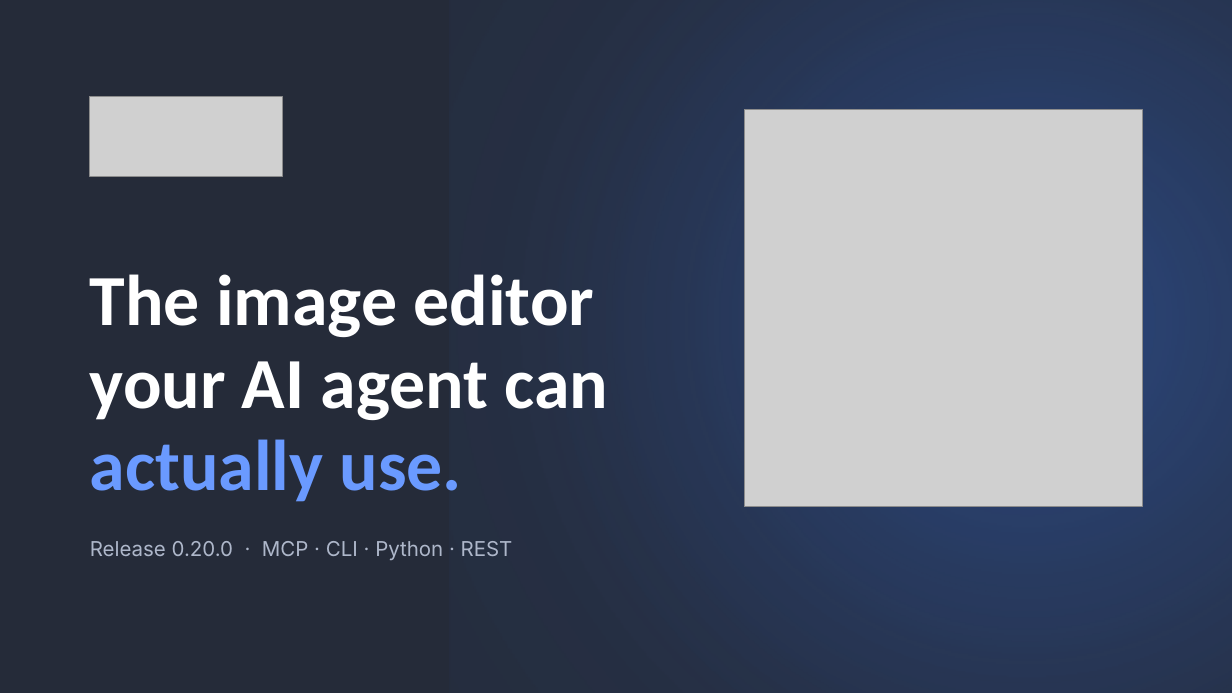
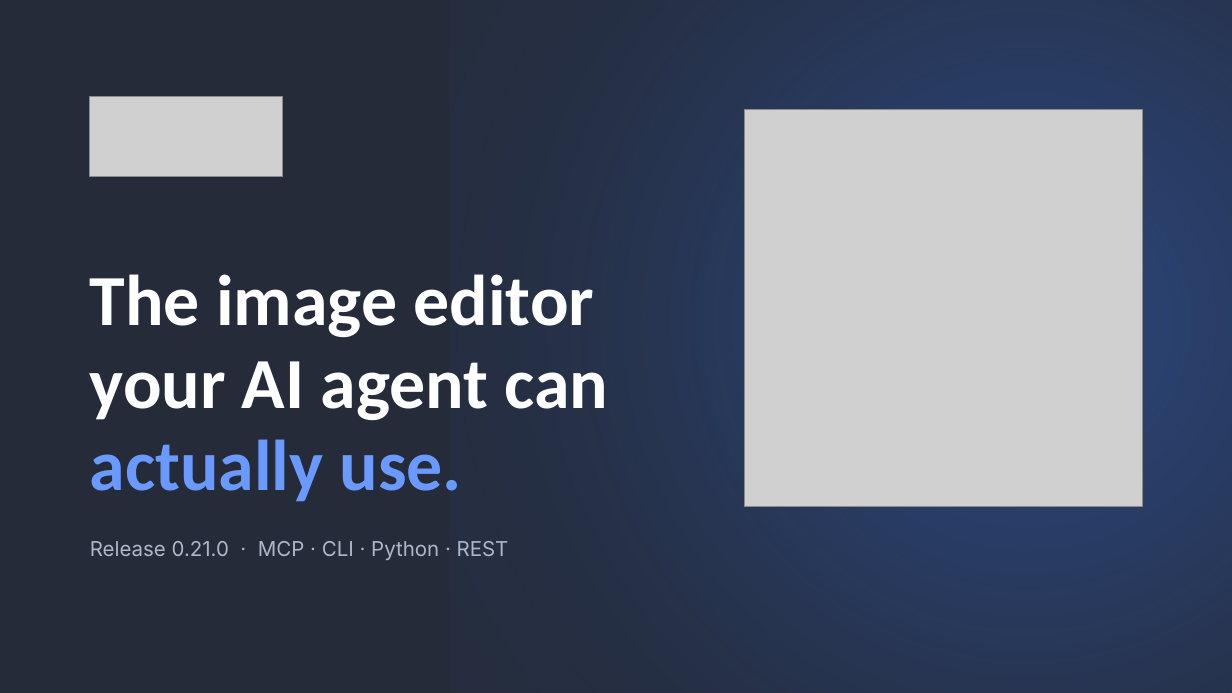
Before and after one commit to jxburros/Vixl, a slide deck: slide 1 of marketing/output/deck/vixl-pitch-deck.pptx. Drawn at 1232x693 pixels with LibreOffice and Linux fonts; fonts in the diff are those of the drawing; grey boxes stand for pictures; background and template pictures are left out. Boxes give left, top, right and bottom in pixels: in the first picture for what was removed or moved away, otherwise in the second. Text is boxed around its words. In the diff, an @@ line names an element or a change of style, - is before the commit and + after.

```diff
--- a/marketing/output/deck/vixl-pitch-deck.pptx
+++ b/marketing/output/deck/vixl-pitch-deck.pptx
@@ text at <box>90,541,509,560</box>: text changed @@
-Release 0.20.0 · MCP · CLI · Python · REST
+Release 0.21.0 · MCP · CLI · Python · REST
```
Also in this commit, not shown: 1 other slide changed, 49 other files.
